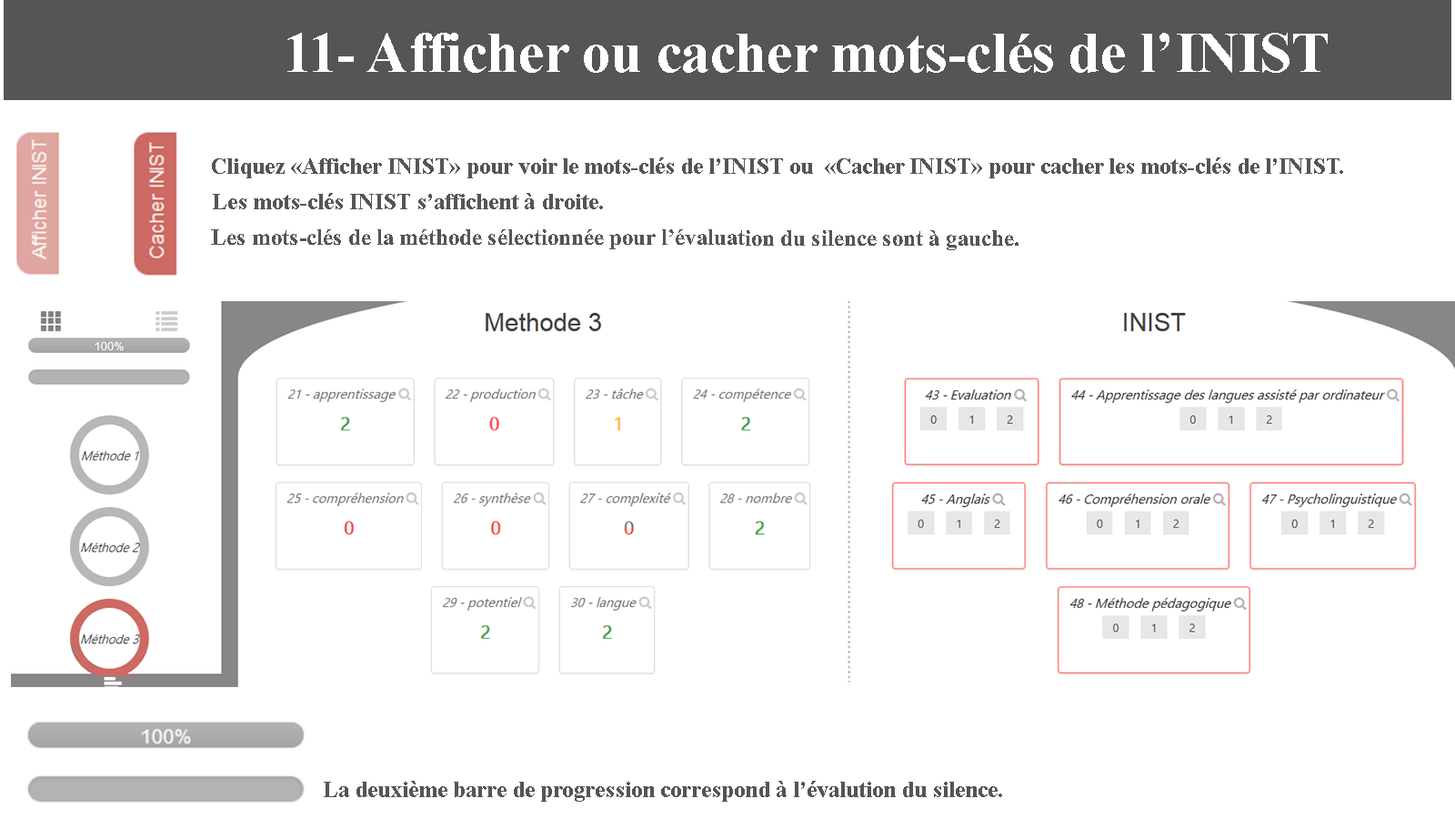
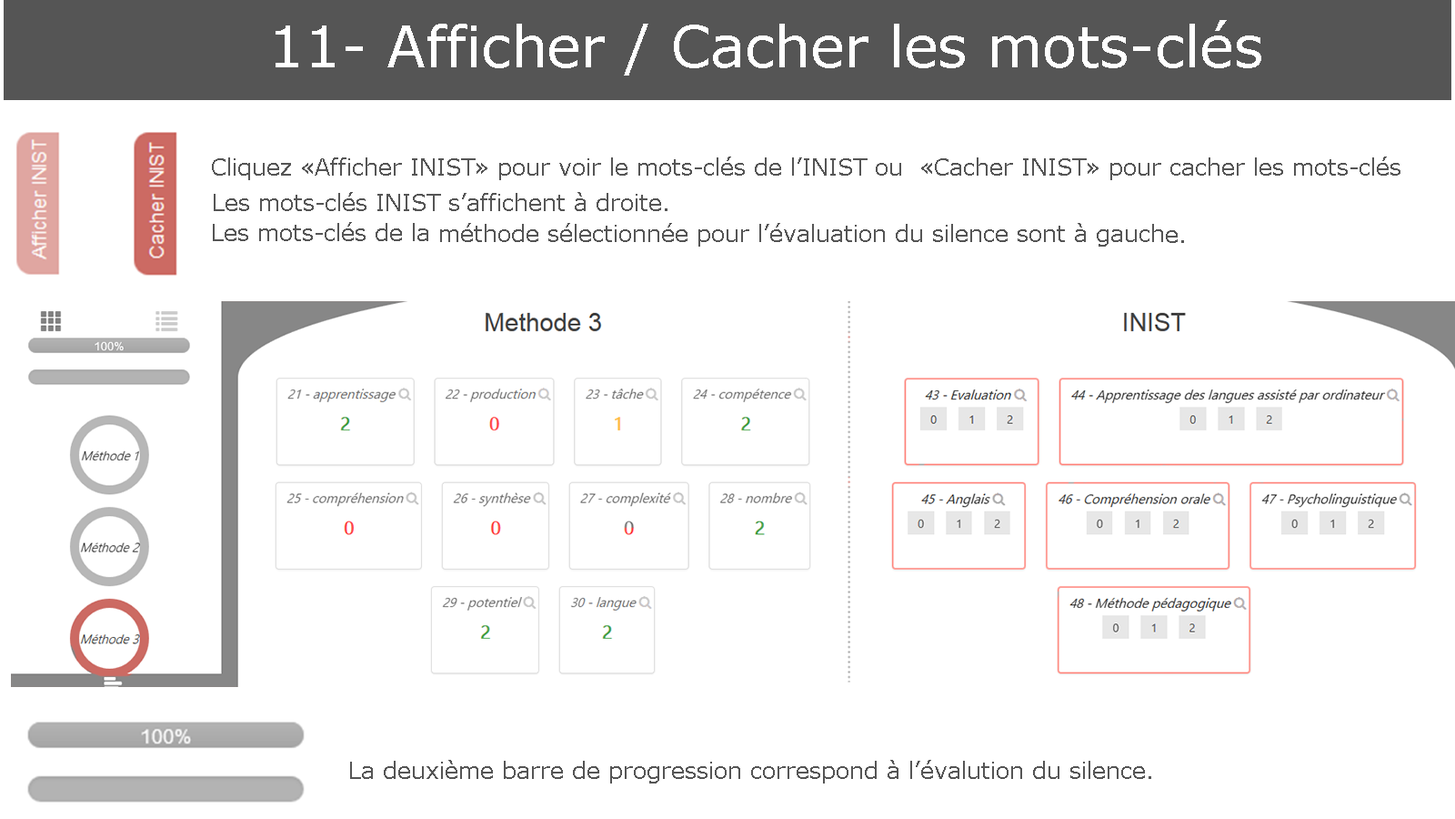
Revision of a layered 1455x819 image; what changed, layer by layer:
renamed "11- Afficher ou cacher mots-clés de l’INIST" to "11- Afficher / Cacher les mots-clés INIST", painted on it over [275, 20, 1328, 76]
painted on "Les mots-clés de la méthode sélectionnée pour l’évaluation du s" over [211, 221, 1185, 251]
painted on "Les mots-clés INIST s’affichent à droite." over [212, 191, 668, 212]
painted on "Cliquez «Afficher INIST» pour voir le mots-clés de l’INIST ou" over [211, 156, 1401, 181]
moved "La deuxième barre de progression correspond à l’évalution du si" above "motMethoInist copie", painted on it over [323, 759, 1152, 802]
added layer "fond blanc" above "cacherMotInist" over [211, 156, 1401, 251]
added layer "fond blanc copie" over [323, 759, 1152, 802]
